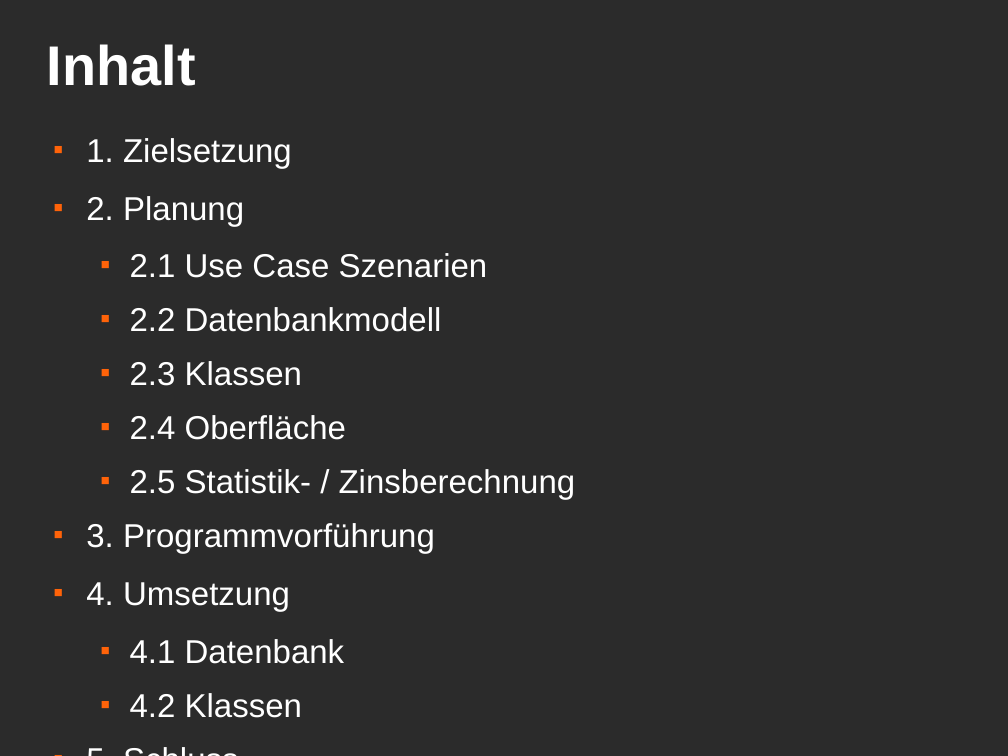
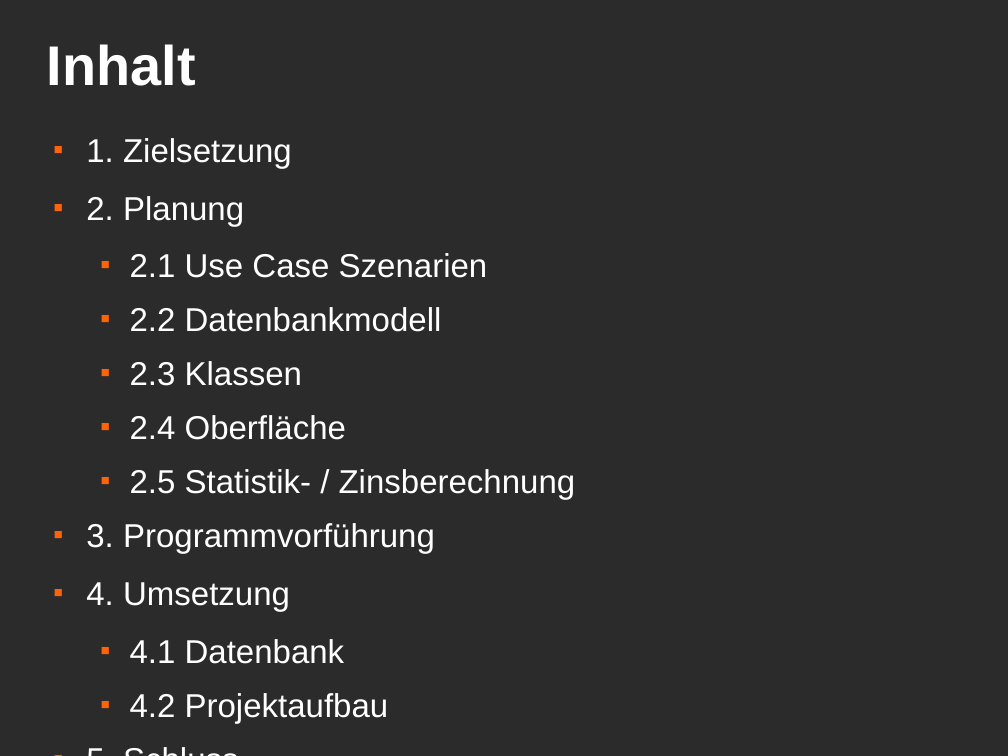
Before and after one commit to MacMuffin/Geldverleih, a slide deck: slide 2 of Geldverleih/geldverleih_präsi.odp. Drawn at 1008x756 pixels with LibreOffice and Linux fonts; fonts in the diff are those of the drawing; background and template pictures are left out; a plain dark background stands for a picture behind light text. Boxes give left, top, right and bottom in pixels: in the first picture for what was removed or moved away, otherwise in the second. Text is boxed around its words. In the diff, an @@ line names an element or a change of style, - is before the commit and + after.

Commit message:
- Projektaufbau zur Präsentation hinzugefügt. - Die Statistik Werte per Default auf 0.0 gesetzt

```diff
--- a/Geldverleih/geldverleih_präsi.odp
+++ b/Geldverleih/geldverleih_präsi.odp
@@ text at box(130, 693, 389, 723): text changed @@
-  ■ 4.2 Klassen
+  ■ 4.2 Projektaufbau
```
Also in this commit, not shown: 3 other slides changed, 2 slides added, 1 slide removed, 39 other files.
